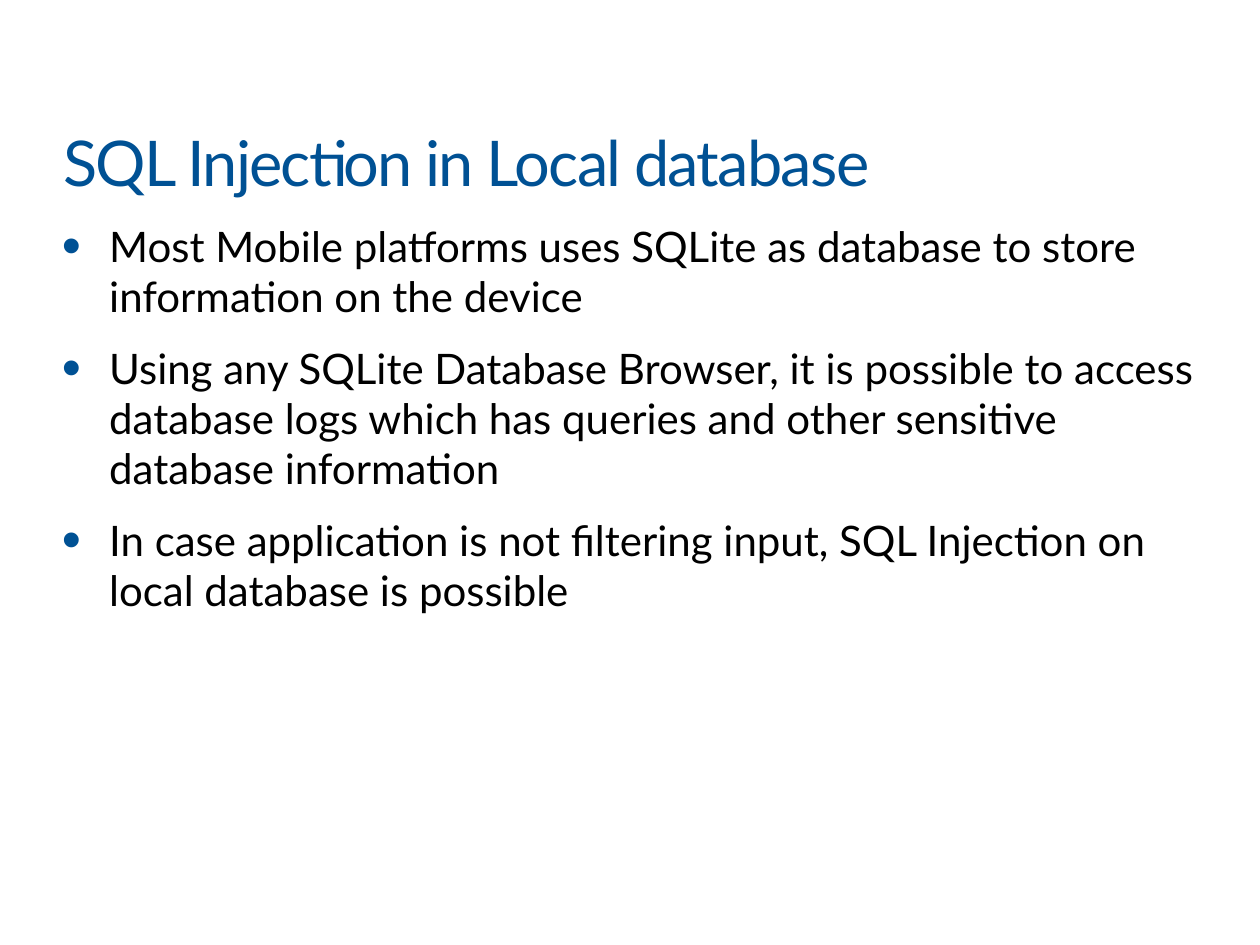
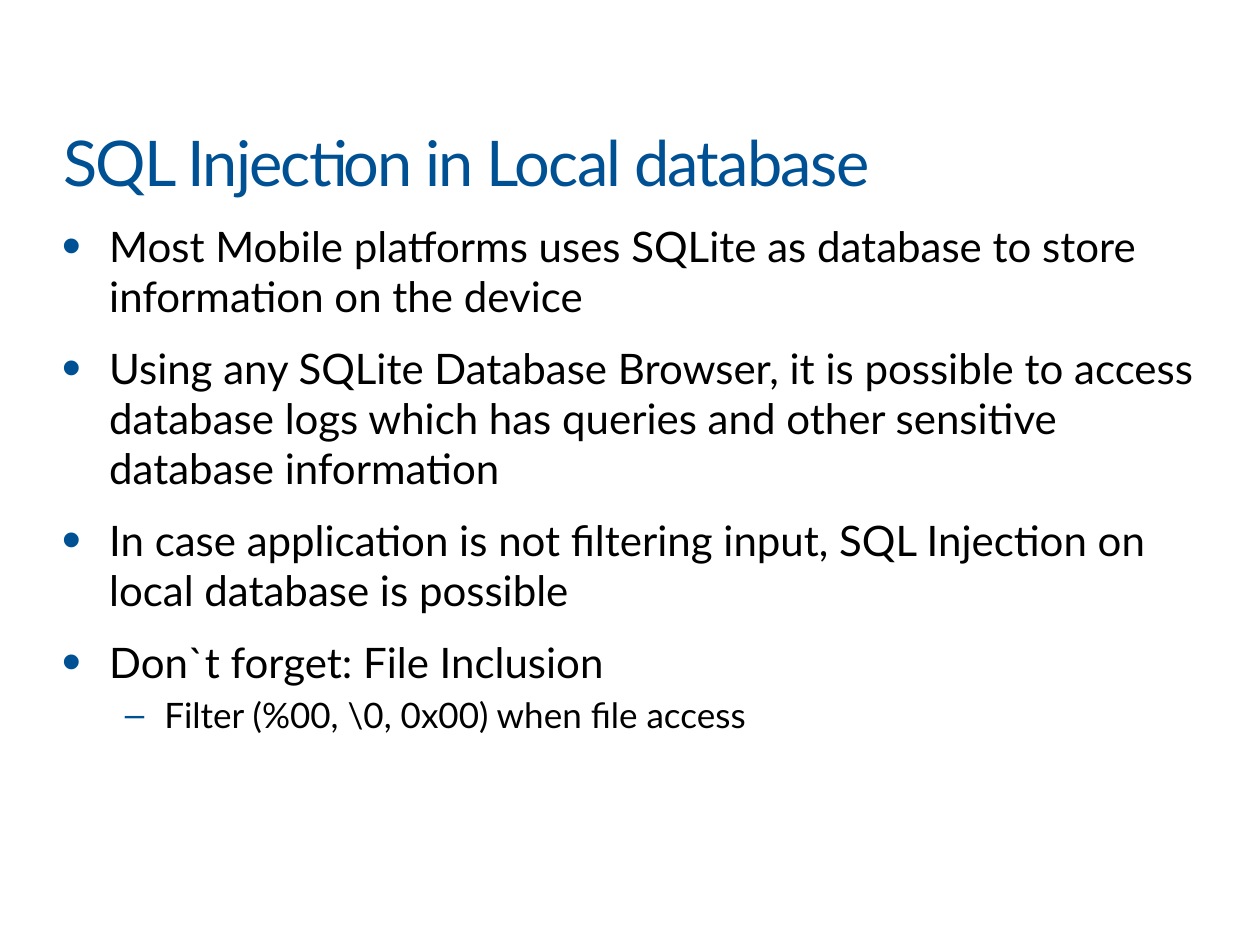
Before and after one commit to khanhnnvn/Mine, a slide deck: slide 35 of xmind/Slide For VIB/VIB_Part5b.pptx (slide 31 before the commit). Drawn at 1260x945 pixels with LibreOffice and Linux fonts; fonts in the diff are those of the drawing; background and template pictures are left out. Boxes give left, top, right and bottom in pixels: in the first picture for what was removed or moved away, otherwise in the second. Text is boxed around its words. In the diff, an @@ line names an element or a change of style, - is before the commit and + after.

```diff
--- a/xmind/Slide For VIB/VIB_Part5b.pptx
+++ b/xmind/Slide For VIB/VIB_Part5b.pptx
@@ text at (109, 647, 746, 733): paragraphs added @@
+• Don`t forget: File Inclusion
+  – Filter (%00, \0, 0x00) when file access
```
Also in this commit, not shown: 1 other slide changed, 25 slides added, 2 other files.
